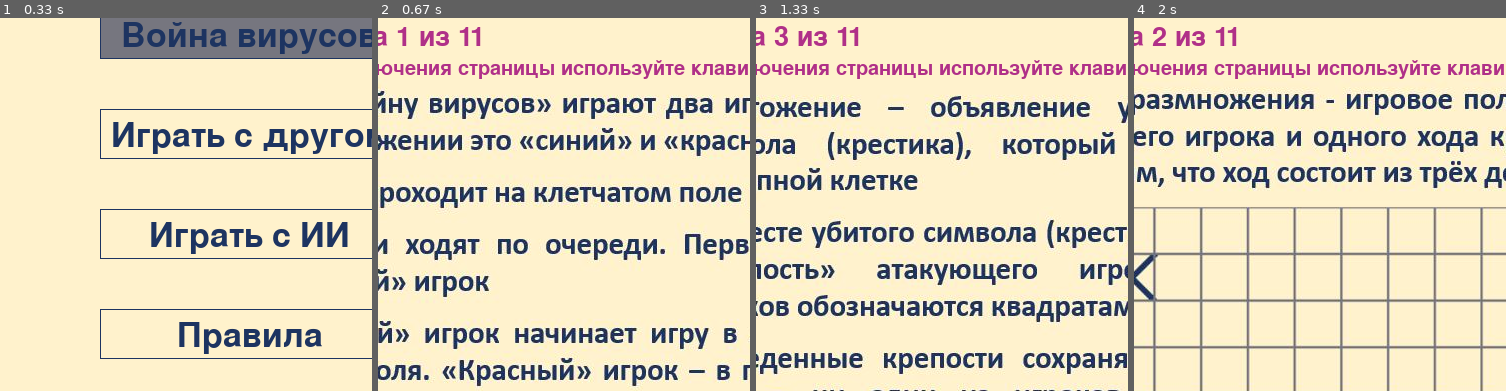
Above: before the commit, frames 1-4 (left to right).
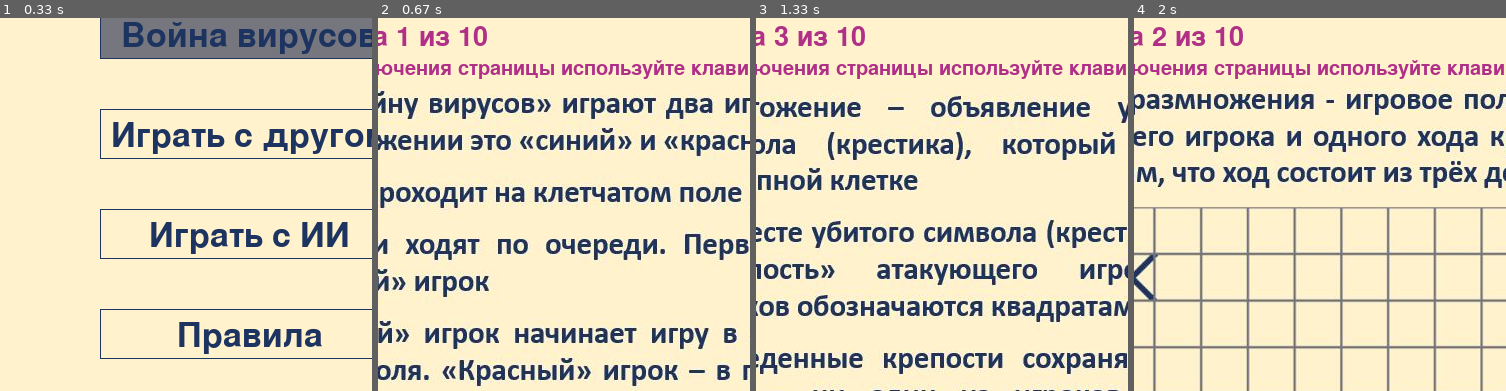
Above: after the commit, the same moments.

Repository: KEFedorov/TheWarOfVirusesPyGame
Game: pygame game, started from Main.py
Same seed, same stepped clock (60 frames per second), same inputs: the game is played once before the commit and once after it.
Inputs (mouse positions are % of the whole screen's width and height, from its top left):
- Up to frame 1 (0.33 s): no input
- Up to frame 2 (0.67 s): click (53, 50) at 0.38 s
- Up to frame 3 (1.33 s): hold Right 0.67-1.13 s; hold Right from 1.17 s (still down)
- Up to frame 4 (2 s): release Right at 1.63 s; hold Left from 1.67 s (still down)
The pictures show only the part of the screen within x 19-69%, y 7-57%; the shares and areas given below are measured in that part.

Frame 1 is identical in both runs. In frame 2, 0.1% of the frame differs, in the area x 25-30%, y 2-8%; in frame 3, 0.1%; in frame 4, 0.1%.

Commit message:
Update rules

Diff:
--- a/Main.py
+++ b/Main.py
@@ -47,7 +47,7 @@
 def draw_page_number(screen, number):
     text_color = COLOR_PINK
     message1 = 'Правила игры "Война вирусов"'
-    message2 = "Страница " + str(number) + " из 11"
+    message2 = "Страница " + str(number) + " из 10"
     message3 = 'Для переключения страницы используйте клавиши "влево" и "вправо"'
     font1 = pygame.font.Font(None, 50)
     font2 = pygame.font.Font(None, 40)
@@ -83,7 +83,7 @@
                         current_page -= 1
                         change = True
                 if event.key == pygame.K_RIGHT:
-                    if current_page < 11:
+                    if current_page < 10:
                         current_page += 1
                         change = True
             if change:
@@ -93,7 +93,7 @@
                 number = str(current_page // 10) + str(current_page % 10)
                 file_name = "rules\\rules" + number + ".jpg"
                 image = pygame.image.load(file_name)
-                if current_page in [5, 6, 11]:
+                if current_page in [5, 6, 10]:
                     screen.blit(image, (70, 120))
                 else:
                     screen.blit(image, (40, 120))
Binary file changed: rules/rules09.jpg
Binary file changed: rules/rules10.jpg
Binary file removed: rules/rules11.jpg
Not shown, changed: rules/rules.pptx
